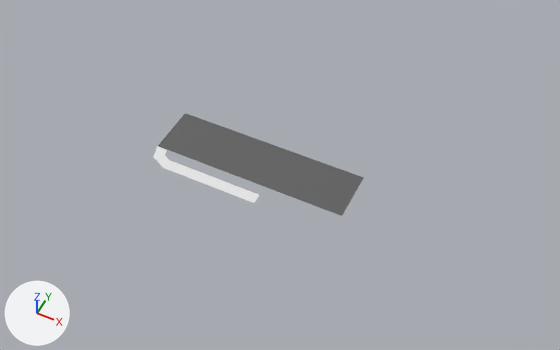
Two versions of the Blender file lyddaero/Runway  and a.blend, one commit apart.
The view is the same before and after, from a camera (50 mm lens) standing at (1303.0, -2569.0, 3173.0) and looking at (27.0, -17.0, -17.0). The lights are fixed; the arrows at lower left show +X, +Y and +Z.

Objects in the first picture: 'Twy A', 'rwy12/03'.
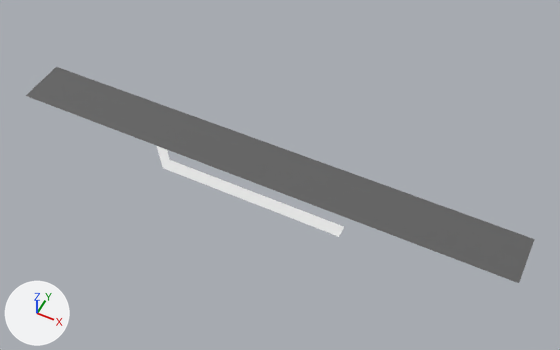
What differs and where, as boxes [x1, y1, x2, y2] in the pictures (560 x 350 px):
'rwy12/03', rescaled (146% wider, 109% taller): before [158, 113, 364, 216]; after [26, 67, 534, 283]
'Twy A', rescaled (77% wider, 59% taller): before [154, 146, 259, 203]; after [157, 146, 344, 237]

Diff of the bpy script that builds the scene:
```diff
--- a/lyddaero/Runway  and a.blend.py
+++ b/lyddaero/Runway  and a.blend.py
@@ ob_rwy12_03 @@
 ob_rwy12_03.location = (-114.0, 3.0, 5.0)
-ob_rwy12_03.scale = (568.0, 150.0, 3.04)
+ob_rwy12_03.scale = (1500.0, 150.0, 3.04)
@@ ob_twy_a @@
 ob_twy_a.location = (-556.0, -240.0, 2.0)
-ob_twy_a.scale = (29.9, 32.5, -1.84)
+ob_twy_a.scale = (55.7, 35.7, 0.69)
 _m = ob_twy_a.modifiers.new('Array', 'ARRAY')
```
